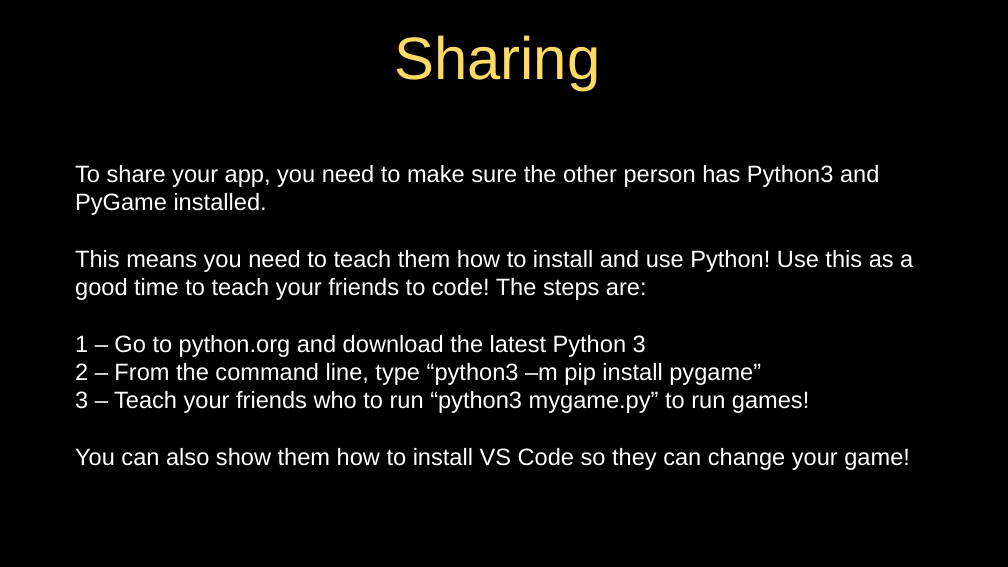
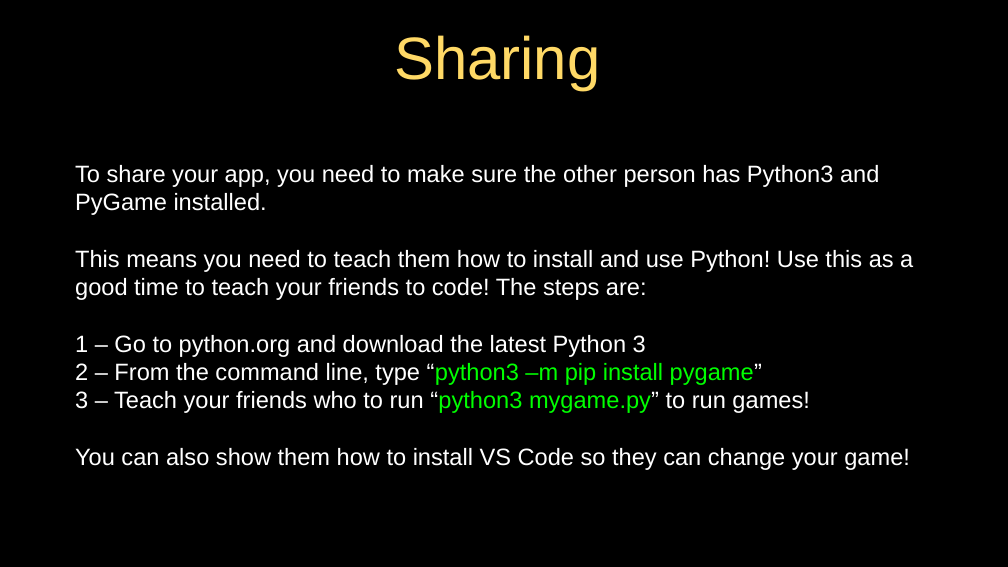
Before and after one commit to jeremypedersen/pythonlearn, a slide deck: slide 12 of slides/Pythonlearn-08-HackingAndSharing.pptx. Drawn at 1008x567 pixels with LibreOffice and Linux fonts; fonts in the diff are those of the drawing. Boxes give left, top, right and bottom in pixels: in the first picture for what was removed or moved away, otherwise in the second. Text is boxed around its words. In the diff, an @@ line names an element or a change of style, - is before the commit and + after.

```diff
--- a/slides/Pythonlearn-08-HackingAndSharing.pptx
+++ b/slides/Pythonlearn-08-HackingAndSharing.pptx
@@ text at (x1=75, y1=363, x2=809, y2=413): text colour #FFFFFF to #00FF00 in "“python3 –m pip install pygame”", "“python3 mygame.py”" @@
```
Also in this commit, not shown: 1 other slide changed.
